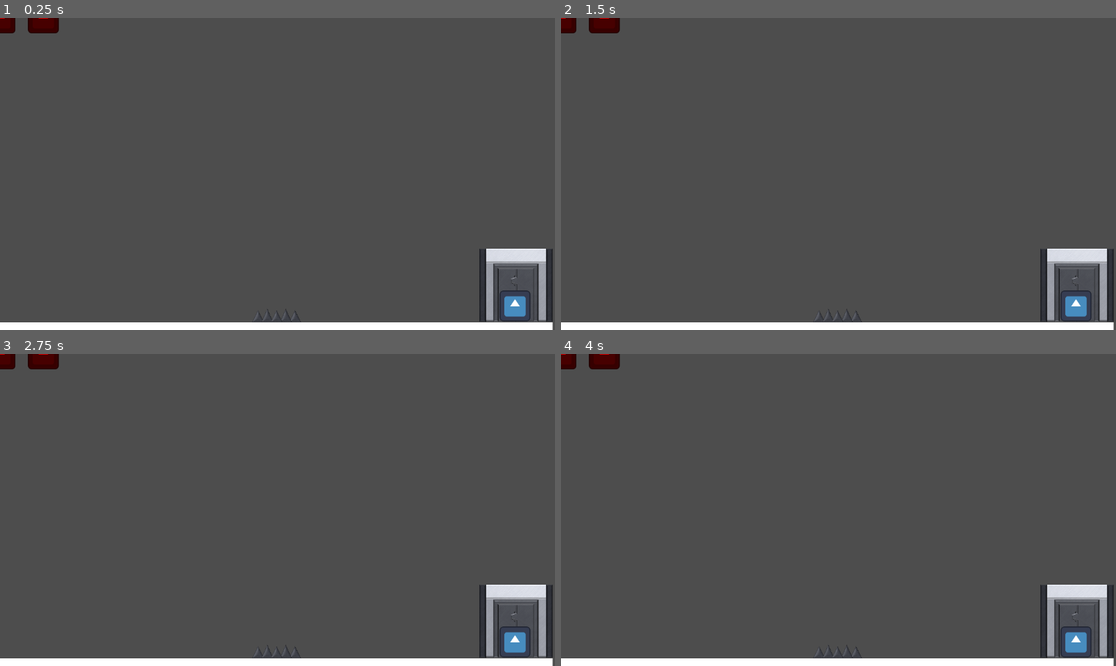
Above: before the commit, frames 1-4 (two rows, left to right).
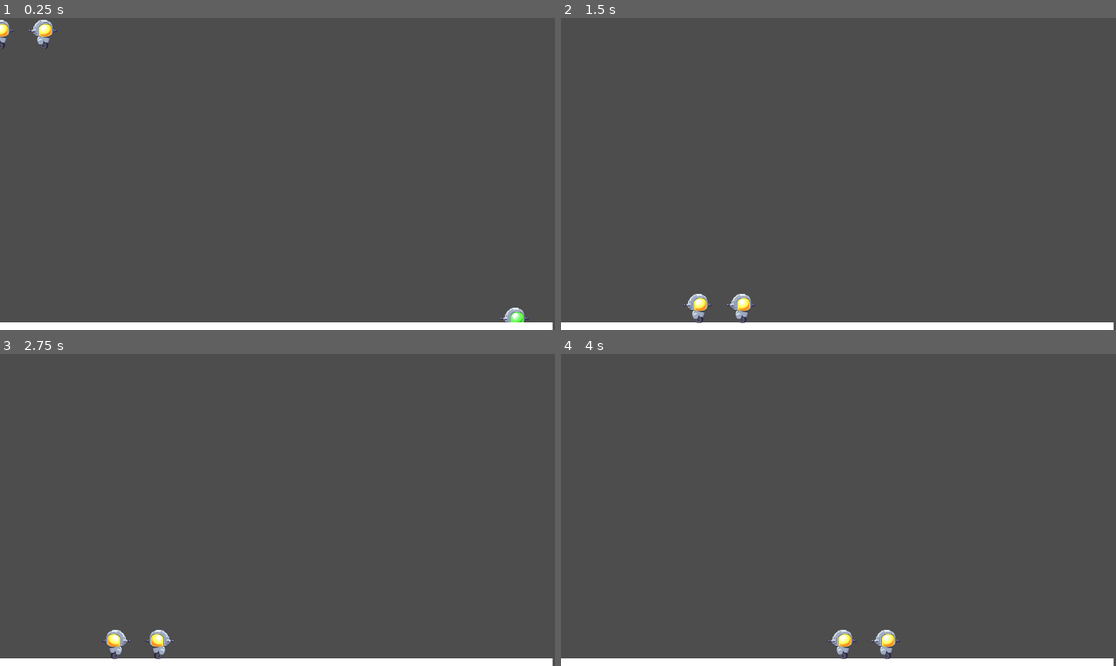
Above: after the commit, the same moments.

Repository: Rabbidking/Last-One-Left-Godot
Game: Godot game, scene res://Scenes/Level1.tscn
The game is run twice, just before and just after one commit, with the same random seed, the same clock (stepped at 60 frames per second) and the same inputs. The engine's default icon, where the game draws it, is replaced by a stand-in: a white triangle on a blue panel in a dark square.
Inputs:
- Up to frame 1 (0.25 s): no input
- Up to frame 2 (1.5 s): tap Enter (ui_accept) at 0.5, 0.77 s; hold Right (ui_right) from 0.53 s (still down)
- Up to frame 3 (2.75 s): tap Enter (ui_accept) at 1.52 s; release Right (ui_right) at 2.03 s; hold Left (ui_left) from 2.03 s (still down)
- Up to frame 4 (4 s): release Left (ui_left) at 2.78 s; hold Right (ui_right) from 2.78 s (still down); tap Enter (ui_accept) at 3.02, 3.77 s

The runs differ from the first frame. In frame 1, 2.6% of the frame differs, in the area x 0-100%, y 0-98%; in frame 2, 2.9%; in frame 3, 2.9%; in frame 4, 2.9%.
Error before the commit: Attempt to call function 'stop' in base 'null instance' on a null instance. (res://Scripts/Player.gd:39)

Commit message:
Add files via upload

Diff:
--- a/Scenes/Clone.tscn
+++ b/Scenes/Clone.tscn
@@ -1,7 +1,22 @@
-[gd_scene load_steps=5 format=3 uid="uid://ddkhe1rj8xwtv"]
+[gd_scene load_steps=7 format=3 uid="uid://ddkhe1rj8xwtv"]
 
-[ext_resource type="Script" path="res://Scripts/Player.gd" id="1_tu0i6"]
-[ext_resource type="Texture2D" uid="uid://ii742y82b3rk" path="res://icon.svg" id="2_6fu1a"]
+[ext_resource type="Script" path="res://Scripts/Clone.gd" id="1_rnrld"]
+[ext_resource type="Texture2D" uid="uid://bl3mxg444kucx" path="res://Assets/Robot/Bot Roll 1.png" id="2_3i5ck"]
+[ext_resource type="Texture2D" uid="uid://b683fim0fp14i" path="res://Assets/Robot/Bot Roll 2.png" id="3_jqawt"]
+
+[sub_resource type="SpriteFrames" id="SpriteFrames_q76g5"]
+animations = [{
+"frames": [{
+"duration": 1.0,
+"texture": ExtResource("2_3i5ck")
+}, {
+"duration": 1.0,
+"texture": ExtResource("3_jqawt")
+}],
+"loop": true,
+"name": &"clone_move",
+"speed": 10.0
+}]
 
 [sub_resource type="RectangleShape2D" id="RectangleShape2D_2hk0n"]
 size = Vector2(121, 122)
@@ -9,13 +24,15 @@
 [sub_resource type="RectangleShape2D" id="RectangleShape2D_6af0i"]
 
 [node name="Clone" type="CharacterBody2D"]
-modulate = Color(1, 0, 0, 1)
 scale = Vector2(0.5, 0.5)
-script = ExtResource("1_tu0i6")
+collision_layer = 8
+collision_mask = 7
+script = ExtResource("1_rnrld")
 metadata/_edit_group_ = true
 
-[node name="Sprite2D" type="Sprite2D" parent="."]
-texture = ExtResource("2_6fu1a")
+[node name="AnimatedSprite2D" type="AnimatedSprite2D" parent="."]
+sprite_frames = SubResource("SpriteFrames_q76g5")
+animation = &"clone_move"
 
 [node name="CollisionShape2D" type="CollisionShape2D" parent="."]
 position = Vector2(0.5, -1)
@@ -25,3 +42,12 @@
 
 [node name="CollisionShape2D" type="CollisionShape2D" parent="clone_container"]
 shape = SubResource("RectangleShape2D_6af0i")
+
+[node name="Area2D_clone" type="Area2D" parent="."]
+collision_mask = 31
+
+[node name="CollisionShape2D" type="CollisionShape2D" parent="Area2D_clone"]
+position = Vector2(0.5, -1)
+shape = SubResource("RectangleShape2D_2hk0n")
+
+[connection signal="area_entered" from="Area2D_clone" to="." method="_on_area_2d_clone_area_entered"]
--- /dev/null
+++ b/Scenes/Levels/Level1.tscn
@@ -0,0 +1,46 @@
+[gd_scene load_steps=8 format=3 uid="uid://bew00tutpua6"]
+
+[ext_resource type="Script" path="res://Scripts/Level.gd" id="1_1msro"]
+[ext_resource type="Texture2D" uid="uid://b6johp0tilygw" path="res://Assets/Background/BGWindow1.PNG" id="2_hgvmv"]
+[ext_resource type="PackedScene" uid="uid://b2qq2k0e836wr" path="res://Scenes/Spikes.tscn" id="2_j3mi3"]
+[ext_resource type="PackedScene" uid="uid://bdsu7el4ykke" path="res://Scenes/exit_door.tscn" id="3_77piu"]
+[ext_resource type="PackedScene" uid="uid://c4vm4ol1vlxcb" path="res://Scenes/Player.tscn" id="4_g4xy5"]
+[ext_resource type="PackedScene" uid="uid://bj82mkuc2ycnt" path="res://Scenes/fall_zone.tscn" id="6_rl86h"]
+
+[sub_resource type="RectangleShape2D" id="RectangleShape2D_8gayh"]
+size = Vector2(1146, 16)
+
+[node name="Node2D" type="Node2D" groups=["Level_1_Group"]]
+script = ExtResource("1_1msro")
+num_clones = 4
+
+[node name="Sprite2D" type="Sprite2D" parent="."]
+position = Vector2(578, 261)
+scale = Vector2(0.6, 0.6)
+texture = ExtResource("2_hgvmv")
+
+[node name="ExitDoor" parent="." instance=ExtResource("3_77piu")]
+position = Vector2(1075, 553)
+
+[node name="Spikes" parent="." instance=ExtResource("2_j3mi3")]
+position = Vector2(574, 629)
+
+[node name="Player" parent="." instance=ExtResource("4_g4xy5")]
+position = Vector2(942, 596)
+
+[node name="StaticBody2D" type="StaticBody2D" parent="."]
+position = Vector2(0, 608)
+collision_layer = 2
+
+[node name="ColorRect" type="ColorRect" parent="StaticBody2D"]
+offset_top = 24.0
+offset_right = 1147.0
+offset_bottom = 40.0
+
+[node name="CollisionShape2D" type="CollisionShape2D" parent="StaticBody2D"]
+position = Vector2(573, 32)
+shape = SubResource("RectangleShape2D_8gayh")
+
+[node name="fall_zone" parent="." instance=ExtResource("6_rl86h")]
+
+[connection signal="decrease_living" from="Player" to="." method="_on_player_decrease_living"]
--- /dev/null
+++ b/Scenes/Levels/level_2.tscn
@@ -0,0 +1,13 @@
+[gd_scene load_steps=3 format=3 uid="uid://mas6vgwi346v"]
+
+[ext_resource type="Texture2D" uid="uid://bkm88fwfk5msm" path="res://Assets/Background/BGWindow2.PNG" id="1_w7vf7"]
+[ext_resource type="PackedScene" uid="uid://bj82mkuc2ycnt" path="res://Scenes/fall_zone.tscn" id="2_tvt34"]
+
+[node name="Level2" type="Node2D"]
+
+[node name="BgWindow2" type="Sprite2D" parent="."]
+position = Vector2(580, 272)
+scale = Vector2(0.6, 0.6)
+texture = ExtResource("1_w7vf7")
+
+[node name="fall_zone" parent="." instance=ExtResource("2_tvt34")]
--- a/Scenes/Player.tscn
+++ b/Scenes/Player.tscn
@@ -1,26 +1,53 @@
-[gd_scene load_steps=5 format=3 uid="uid://c4vm4ol1vlxcb"]
+[gd_scene load_steps=7 format=3 uid="uid://c4vm4ol1vlxcb"]
 
-[ext_resource type="Texture2D" uid="uid://ii742y82b3rk" path="res://icon.svg" id="1_0opbn"]
 [ext_resource type="Script" path="res://Scripts/Player.gd" id="1_7d0dp"]
+[ext_resource type="Texture2D" uid="uid://dd2fb77p785l6" path="res://Assets/Robot/Bot Roll 1 Player.png" id="2_hisnq"]
+[ext_resource type="Texture2D" uid="uid://b1lwqt5hc1024" path="res://Assets/Robot/Bot Roll 2 Player.png" id="3_k1rkk"]
+
+[sub_resource type="SpriteFrames" id="SpriteFrames_hclne"]
+animations = [{
+"frames": [{
+"duration": 1.0,
+"texture": ExtResource("2_hisnq")
+}, {
+"duration": 1.0,
+"texture": ExtResource("3_k1rkk")
+}],
+"loop": true,
+"name": &"player_move",
+"speed": 10.0
+}]
+
+[sub_resource type="RectangleShape2D" id="RectangleShape2D_6af0i"]
 
 [sub_resource type="RectangleShape2D" id="RectangleShape2D_2hk0n"]
 size = Vector2(121, 122)
 
-[sub_resource type="RectangleShape2D" id="RectangleShape2D_6af0i"]
-
 [node name="Player" type="CharacterBody2D"]
 scale = Vector2(0.5, 0.5)
+collision_mask = 30
 script = ExtResource("1_7d0dp")
 metadata/_edit_group_ = true
 
-[node name="Sprite2D" type="Sprite2D" parent="."]
-texture = ExtResource("1_0opbn")
+[node name="AnimatedSprite2D" type="AnimatedSprite2D" parent="."]
+sprite_frames = SubResource("SpriteFrames_hclne")
+animation = &"player_move"
+
+[node name="clone_container" type="Area2D" parent="."]
+
+[node name="CollisionShape2D" type="CollisionShape2D" parent="clone_container"]
+shape = SubResource("RectangleShape2D_6af0i")
 
 [node name="CollisionShape2D" type="CollisionShape2D" parent="."]
 position = Vector2(0.5, -1)
 shape = SubResource("RectangleShape2D_2hk0n")
 
-[node name="clone_container" type="Area2D" parent="."]
+[node name="Area2D" type="Area2D" parent="."]
+collision_layer = 32
+collision_mask = 31
 
-[node name="CollisionShape2D" type="CollisionShape2D" parent="clone_container"]
-shape = SubResource("RectangleShape2D_6af0i")
+[node name="CollisionShape2D" type="CollisionShape2D" parent="Area2D"]
+position = Vector2(0.5, -1)
+shape = SubResource("RectangleShape2D_2hk0n")
+
+[connection signal="area_entered" from="Area2D" to="." method="_on_area_2d_area_entered"]
--- a/Scenes/Spikes.tscn
+++ b/Scenes/Spikes.tscn
@@ -1,20 +1,21 @@
 [gd_scene load_steps=4 format=3 uid="uid://b2qq2k0e836wr"]
 
 [ext_resource type="Script" path="res://Scripts/Spikes.gd" id="1_1g4um"]
-[ext_resource type="Texture2D" uid="uid://ctihq1kbwm5i" path="res://Assets/Obstacles/SpikeStrip.png" id="1_8y2se"]
+[ext_resource type="Texture2D" uid="uid://cmalcnj0k0qtu" path="res://Assets/spikes.png" id="2_wq2ee"]
 
 [sub_resource type="RectangleShape2D" id="RectangleShape2D_5f8eo"]
-size = Vector2(98, 27)
+size = Vector2(12, 4.5)
 
 [node name="Spikes" type="Area2D"]
+collision_layer = 4
 script = ExtResource("1_1g4um")
 
 [node name="Sprite2D" type="Sprite2D" parent="."]
 scale = Vector2(0.2, 0.2)
-texture = ExtResource("1_8y2se")
+texture = ExtResource("2_wq2ee")
 
 [node name="CollisionShape2D" type="CollisionShape2D" parent="."]
-position = Vector2(0, -11.5)
+position = Vector2(0, 4.25)
 shape = SubResource("RectangleShape2D_5f8eo")
 
 [connection signal="body_entered" from="." to="." method="_on_body_entered"]
--- a/Scenes/exit_door.tscn
+++ b/Scenes/exit_door.tscn
@@ -1,7 +1,7 @@
 [gd_scene load_steps=4 format=3 uid="uid://bdsu7el4ykke"]
 
-[ext_resource type="Texture2D" uid="uid://3om608tcsxtx" path="res://Assets/Environment/ElevatorOpen.png" id="2_1cioi"]
-[ext_resource type="Texture2D" uid="uid://cj3jtwfjhufqt" path="res://Assets/Environment/ElevatorClosed.png" id="3_cmo5f"]
+[ext_resource type="Texture2D" uid="uid://dfssjxdt2ehok" path="res://Assets/ElevatorOpen.png" id="1_vsdfh"]
+[ext_resource type="Texture2D" uid="uid://dq8s56aoir54p" path="res://Assets/ElevatorClosed.png" id="2_vrk3f"]
 
 [sub_resource type="RectangleShape2D" id="RectangleShape2D_w1317"]
 size = Vector2(243.333, 366.667)
@@ -10,10 +10,10 @@
 scale = Vector2(0.3, 0.3)
 
 [node name="doorOpen" type="Sprite2D" parent="."]
-texture = ExtResource("2_1cioi")
+texture = ExtResource("1_vsdfh")
 
 [node name="doorClosed" type="Sprite2D" parent="."]
-texture = ExtResource("3_cmo5f")
+texture = ExtResource("2_vrk3f")
 
 [node name="CollisionShape2D" type="CollisionShape2D" parent="."]
 position = Vector2(1.66667, 66.6667)
--- /dev/null
+++ b/Scenes/fall_zone.gd
@@ -0,0 +1,18 @@
+extends Area2D
+
+@onready var player = $Player
+
+# Called when the node enters the scene tree for the first time.
+func _ready():
+	pass # Replace with function body.
+
+
+# Called every frame. 'delta' is the elapsed time since the previous frame.
+func _process(delta):
+	pass
+
+
+func _on_area_entered(area):
+	if area.get_collision_layer_value(1):
+		emit_signal("decrease_living")
+		emit_signal("delete_body")
--- /dev/null
+++ b/Scenes/fall_zone.tscn
@@ -0,0 +1,19 @@
+[gd_scene load_steps=3 format=3 uid="uid://bj82mkuc2ycnt"]
+
+[ext_resource type="Script" path="res://Scenes/fall_zone.gd" id="1_aarhi"]
+
+[sub_resource type="RectangleShape2D" id="RectangleShape2D_l4qm0"]
+size = Vector2(2060, 82)
+
+[node name="fall_zone" type="Area2D"]
+position = Vector2(6, 679)
+collision_layer = 16
+collision_mask = 9
+script = ExtResource("1_aarhi")
+metadata/_edit_group_ = true
+
+[node name="CollisionShape2D" type="CollisionShape2D" parent="."]
+position = Vector2(572, 31)
+shape = SubResource("RectangleShape2D_l4qm0")
+
+[connection signal="area_entered" from="." to="." method="_on_area_entered"]
--- /dev/null
+++ b/Scenes/tile_map.tscn
@@ -0,0 +1,47 @@
+[gd_scene load_steps=4 format=3 uid="uid://duk6eryaa51yc"]
+
+[ext_resource type="Texture2D" uid="uid://dmnx3buw7h5e4" path="res://Assets/tilemap.png" id="1_gcau7"]
+
+[sub_resource type="TileSetAtlasSource" id="TileSetAtlasSource_wkkih"]
+texture = ExtResource("1_gcau7")
+texture_region_size = Vector2i(64, 64)
+0:0/0 = 0
+0:0/0/physics_layer_0/linear_velocity = Vector2(0, 0)
+0:0/0/physics_layer_0/angular_velocity = 0.0
+1:0/0 = 0
+1:0/0/physics_layer_0/linear_velocity = Vector2(0, 0)
+1:0/0/physics_layer_0/angular_velocity = 0.0
+2:0/0 = 0
+2:0/0/physics_layer_0/linear_velocity = Vector2(0, 0)
+2:0/0/physics_layer_0/angular_velocity = 0.0
+3:0/0 = 0
+3:0/0/physics_layer_0/linear_velocity = Vector2(0, 0)
+3:0/0/physics_layer_0/angular_velocity = 0.0
+4:0/0 = 0
+4:0/0/physics_layer_0/linear_velocity = Vector2(0, 0)
+4:0/0/physics_layer_0/angular_velocity = 0.0
+5:0/0 = 0
+5:0/0/physics_layer_0/linear_velocity = Vector2(0, 0)
+5:0/0/physics_layer_0/angular_velocity = 0.0
+6:0/0 = 0
+6:0/0/physics_layer_0/linear_velocity = Vector2(0, 0)
+6:0/0/physics_layer_0/angular_velocity = 0.0
+7:0/0 = 0
+7:0/0/physics_layer_0/linear_velocity = Vector2(0, 0)
+7:0/0/physics_layer_0/angular_velocity = 0.0
+8:0/0 = 0
+8:0/0/physics_layer_0/linear_velocity = Vector2(0, 0)
+8:0/0/physics_layer_0/angular_velocity = 0.0
+
+[sub_resource type="TileSet" id="TileSet_rgdeg"]
+tile_size = Vector2i(64, 64)
+physics_layer_0/collision_layer = 2
+terrain_set_0/mode = 0
+terrain_set_0/terrain_0/name = "Ground 0"
+terrain_set_0/terrain_0/color = Color(0.772549, 0.780392, 0.796078, 1)
+sources/12 = SubResource("TileSetAtlasSource_wkkih")
+tile_proxies/coords_level = [[1, Vector2i(0, 0)], [12, Vector2i(0, 0)], [2, Vector2i(0, 0)], [12, Vector2i(1, 0)], [3, Vector2i(0, 0)], [12, Vector2i(2, 0)], [4, Vector2i(0, 0)], [12, Vector2i(3, 0)], [5, Vector2i(0, 0)], [12, Vector2i(4, 0)], [6, Vector2i(0, 0)], [12, Vector2i(5, 0)], [8, Vector2i(0, 0)], [12, Vector2i(6, 0)], [9, Vector2i(0, 0)], [12, Vector2i(7, 0)], [11, Vector2i(0, 0)], [12, Vector2i(8, 0)]]
+
+[node name="TileMap" type="TileMap"]
+tile_set = SubResource("TileSet_rgdeg")
+format = 2
